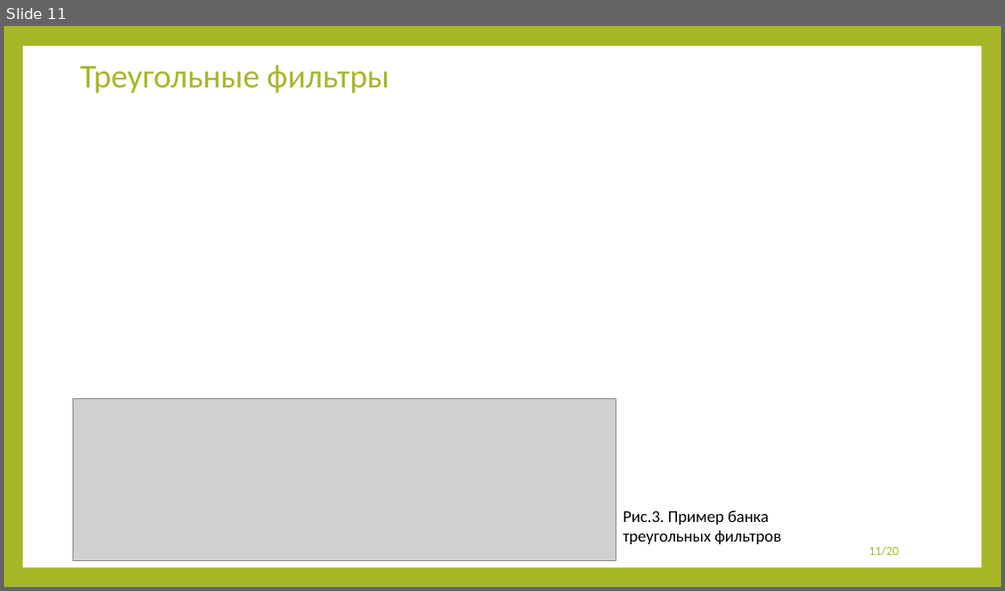
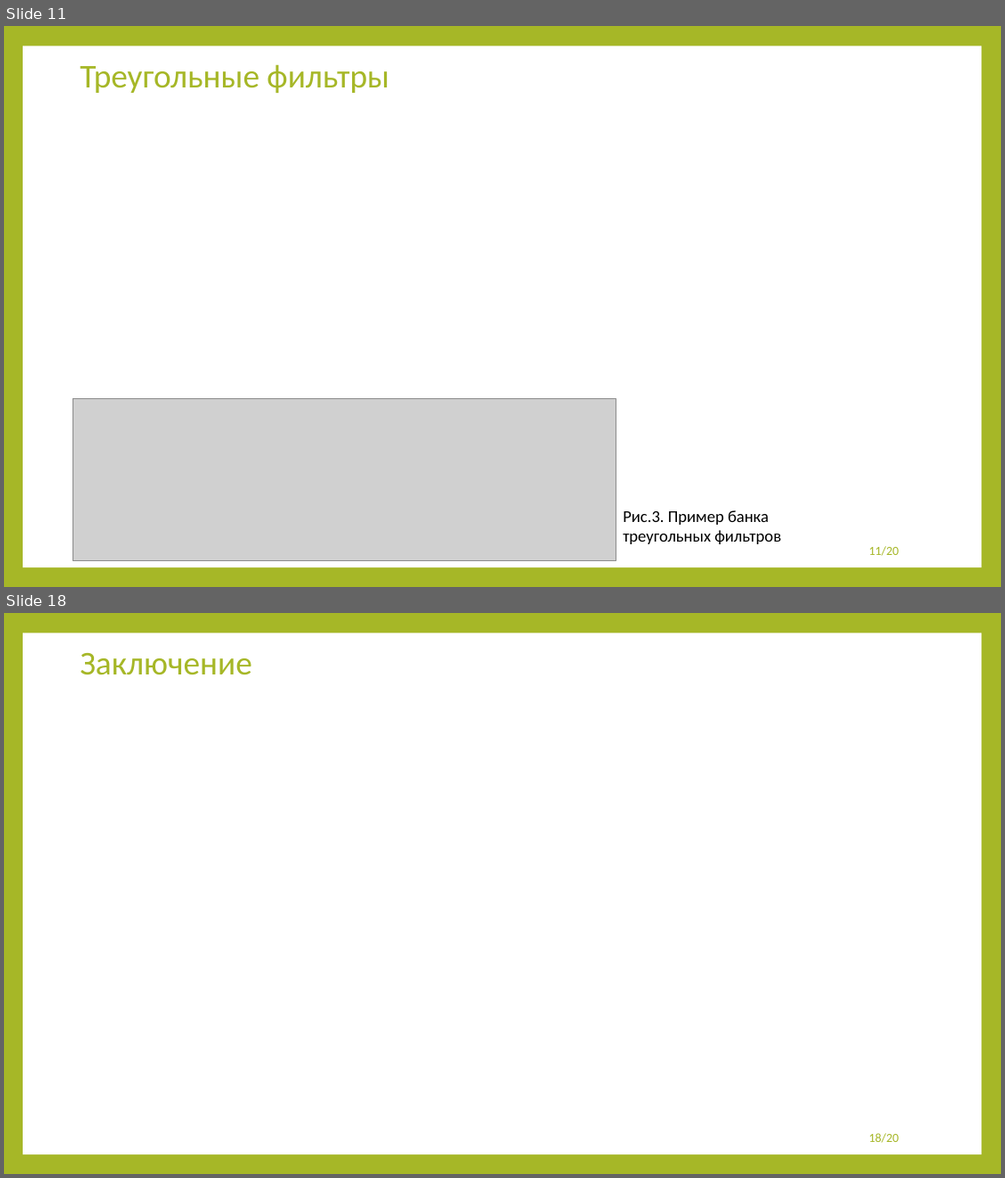
Before and after one commit to 13Fire13nyu/MasterDegree, a slide deck: presentation/presentation.pptx. Shown one above the other, each under a label of ours: slide 11 before the commit, slides 11 and 18 after it; the slides between them are not shown. The pictures are 1005x591 and 1005x1178 pixels, drawn with LibreOffice and Linux fonts; fonts in the diff are those of the drawing; grey boxes stand for pictures. Boxes give left, top, right and bottom in pixels: in the first picture for what was removed or moved away, otherwise in the second. Text is boxed around its words. In the diff, an @@ line names an element or a change of style, - is before the commit and + after.

```diff
--- a/presentation/presentation.pptx
+++ b/presentation/presentation.pptx
@@ slide 18 added at bbox=[4, 613, 1001, 1174], background #A6B727; not listed: 1 template element that a slide beside it also shows @@
@@ title added at bbox=[80, 653, 252, 675], 32 pt, text #A6B727 @@
+Заключение
@@ page number added at bbox=[869, 1133, 899, 1143], 12 pt, text #A6B727 @@
+18/20
```
Also in this commit, not shown: 5 slides changed, 3 other slides added.
